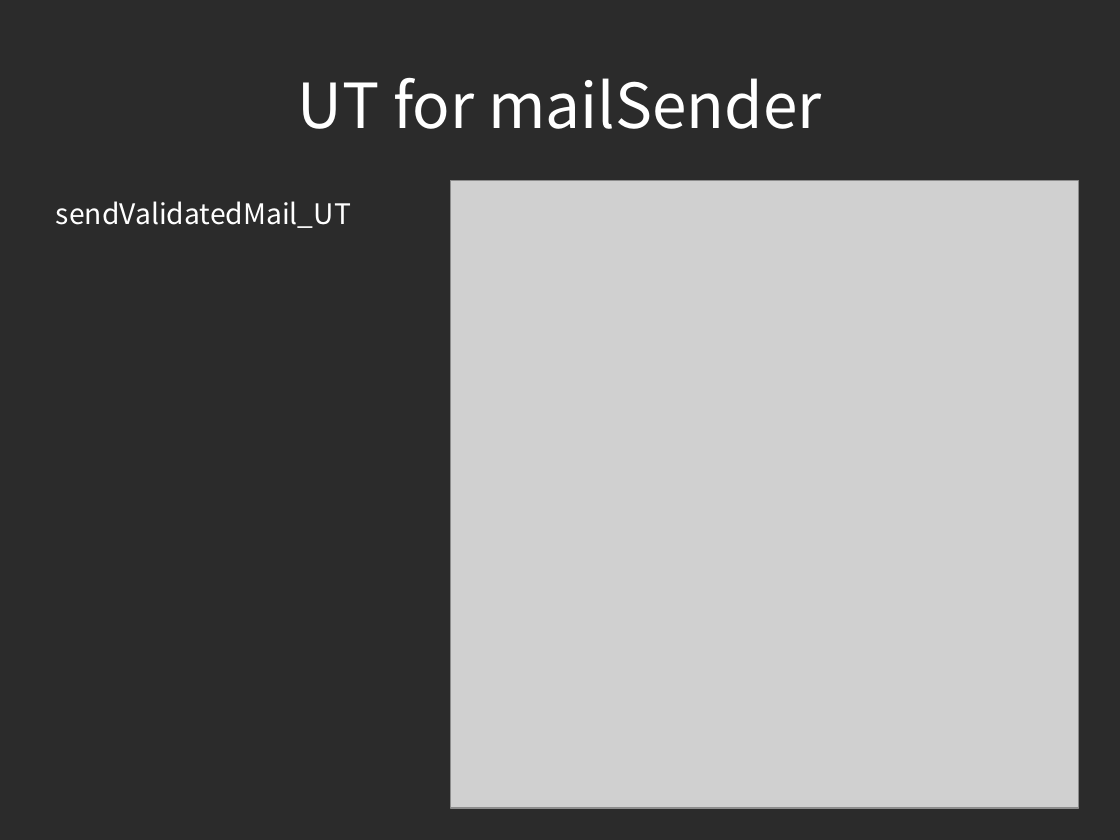
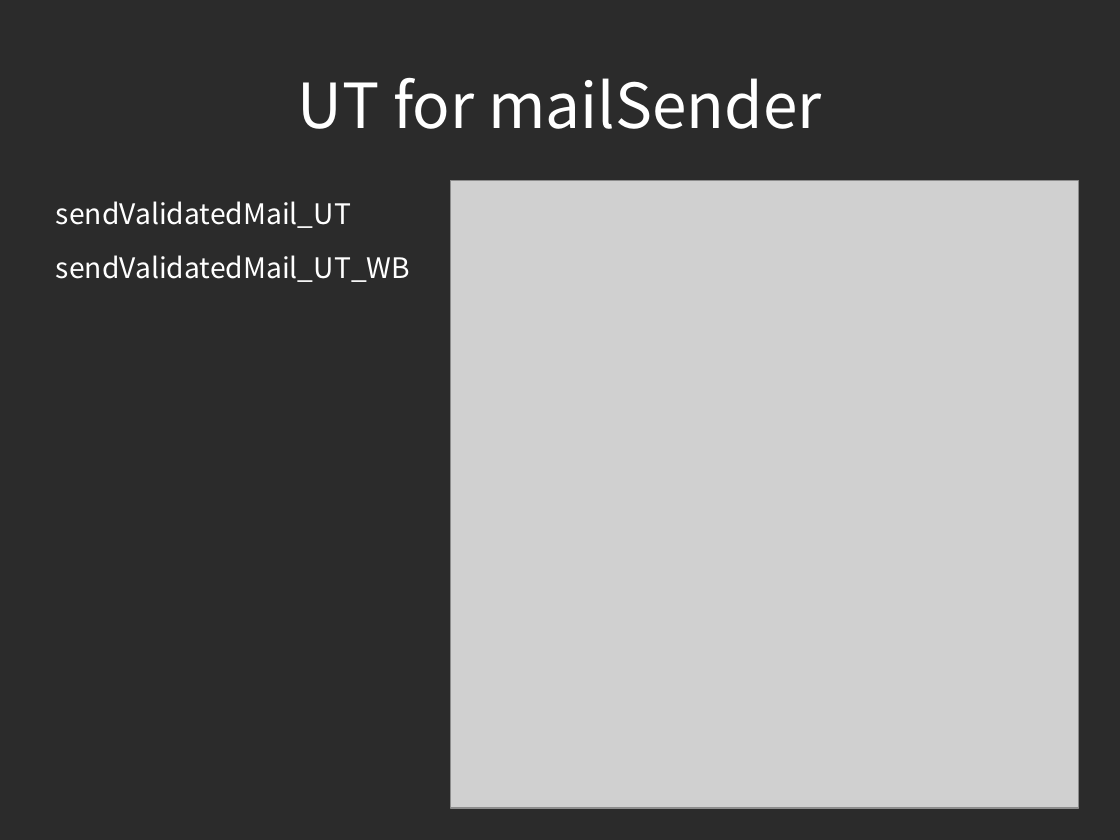
Before and after one commit to piotrek24061988/AutomaticTesting, a slide deck: slide 23 of module1/doc/AutomatedTesting2.odp (slide 22 before the commit). Drawn at 1120x840 pixels with LibreOffice and Linux fonts; fonts in the diff are those of the drawing; grey boxes stand for pictures; background and template pictures are left out; a plain dark background stands for a picture behind light text. Boxes give left, top, right and bottom in pixels: in the first picture for what was removed or moved away, otherwise in the second. Text is boxed around its words. In the diff, an @@ line names an element or a change of style, - is before the commit and + after.

```diff
--- a/module1/doc/AutomatedTesting2.odp
+++ b/module1/doc/AutomatedTesting2.odp
@@ text at <box>56,255,410,282</box>: paragraph added @@
+sendValidatedMail_UT_WB
```
Also in this commit, not shown: 4 other slides changed, 2 slides added.
